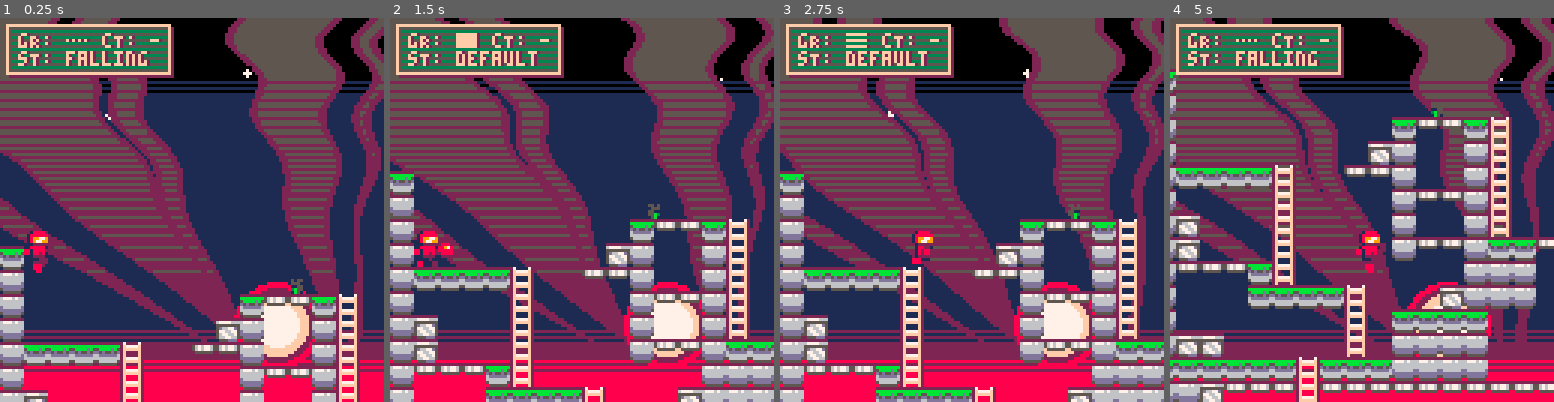
Above: before the commit, frames 1-4 (left to right).
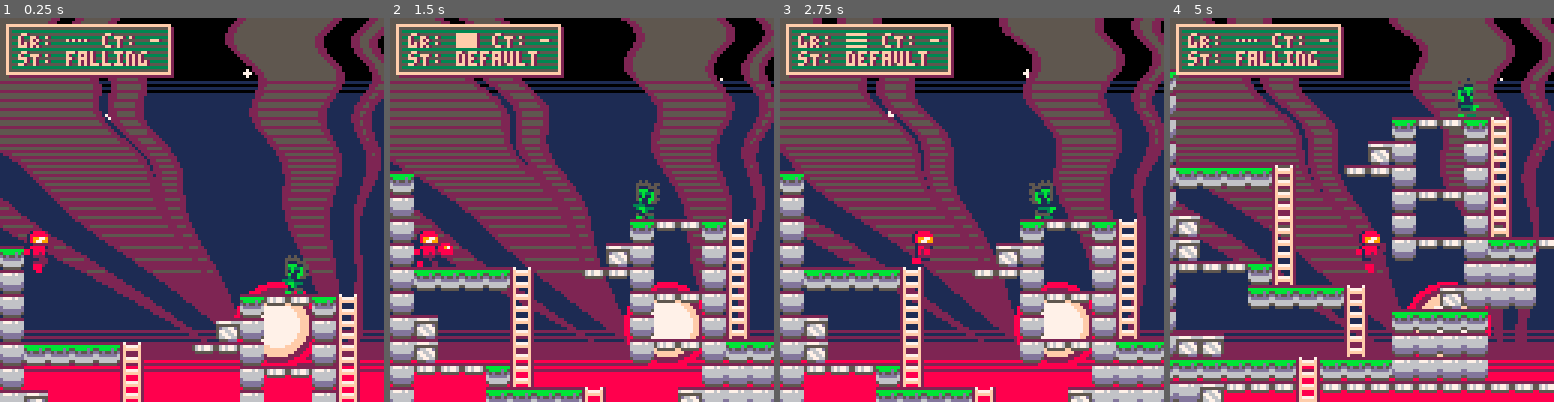
Above: after the commit, the same moments.

Repository: whckmstrjck/picoboy
Game: PICO-8 cartridge picoboy.p8
The game is run twice, just before and just after one commit, with the same random seed, the same clock (stepped at 60 frames per second) and the same inputs.
Inputs:
- Up to frame 1 (0.25 s): no input
- Up to frame 2 (1.5 s): tap X (X key) at 0.33, 1.07 s; tap O (Z key) at 0.7 s
- Up to frame 3 (2.75 s): hold Right 1.6-2.1 s; tap O (Z key) at 1.7, 2.1, 2.5 s; tap X (X key) at 1.85 s; hold Up 2.15-2.42 s; hold Right from 2.47 s (still down)
- Up to frame 4 (5 s): tap O (Z key) every 0.4 s from 2.9 to 4.9 s; tap X (X key) at 2.97, 4.08 s; release Right at 3.03 s; hold Left 3.08-3.58 s; hold Down 3.63-3.97 s; hold Right 4.02-4.68 s; hold Up from 4.73 s (still down)

The runs differ from the first frame. In frame 1, 0.4% of the frame differs, in the area x 73-81%, y 61-72%; in frame 2, 0.4%; in frame 3, 0.5%, in the area x 64-79%, y 42-53%; in frame 4, 0.5%.

Commit message:
Refactor LilBot properties and update movement logic for improved behavior

Diff:
--- a/lua/classes/enemies/lil-bot.lua
+++ b/lua/classes/enemies/lil-bot.lua
@@ -1,11 +1,21 @@
 LilBot = Actor:new({
-  width = 6,
-  height = 7,
-  spr_offset = { default = { x = -1, y = -1 }, flipped = { x = -1, y = -1 } },
-  speed = 0.2,
+  width = 4,
+  height = 11,
+  spr_offset = { default = { x = -6, y = -4 }, flipped = { x = -6, y = -4 } },
+  spr_size = { x = 2, y = 2 },
+
+  speed = 0.3,
   flipped = true,
   update = function(_ENV)
     vy = min(vy + gravity, vy_max)
+
+    local t = time() % 1
+    if t < .5 then
+      vx = lerp(vx, 1, t)
+    else
+      local new_t = (1 - t) * 2
+      vx = lerp(0, vx, new_t)
+    end
 
     local x_hit = nil
     x, vx, x_hit = collide_x(_ENV)
@@ -16,9 +26,7 @@
       flipped = not flipped
     end
 
-    vx = flipped and -speed or speed
-
-    x += vx
+    x += (flipped and -1 or 1) * speed * vx
     y += vy
   end,
   check_edge = function(_ENV)
@@ -32,6 +40,12 @@
     return true
   end,
   draw = function(_ENV)
-    draw_spr(_ENV, 64, { flipped = t() % 1 < .5 })
+    local spr_id = 64
+    if (vx > .1) then spr_id = 66 end
+    draw_spr(_ENV, spr_id)
+
+    -- draw collider
+
+    -- rect(x, y, x + width - 1, y + height - 1, 7)
   end
 })
